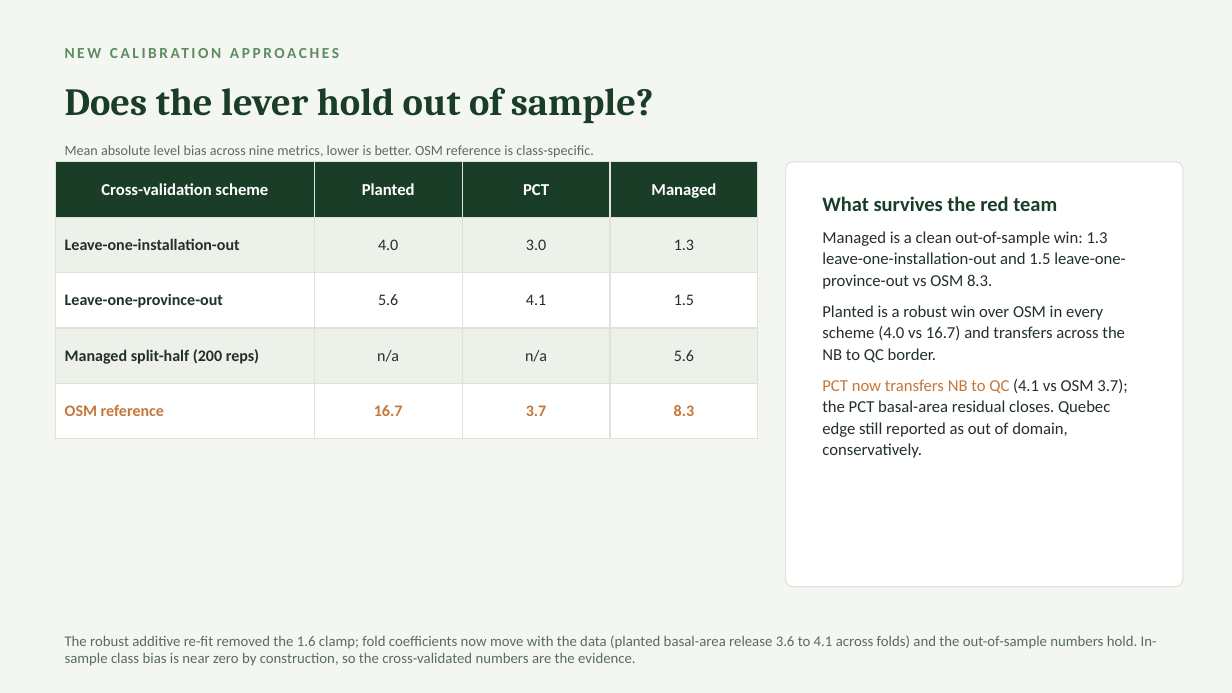
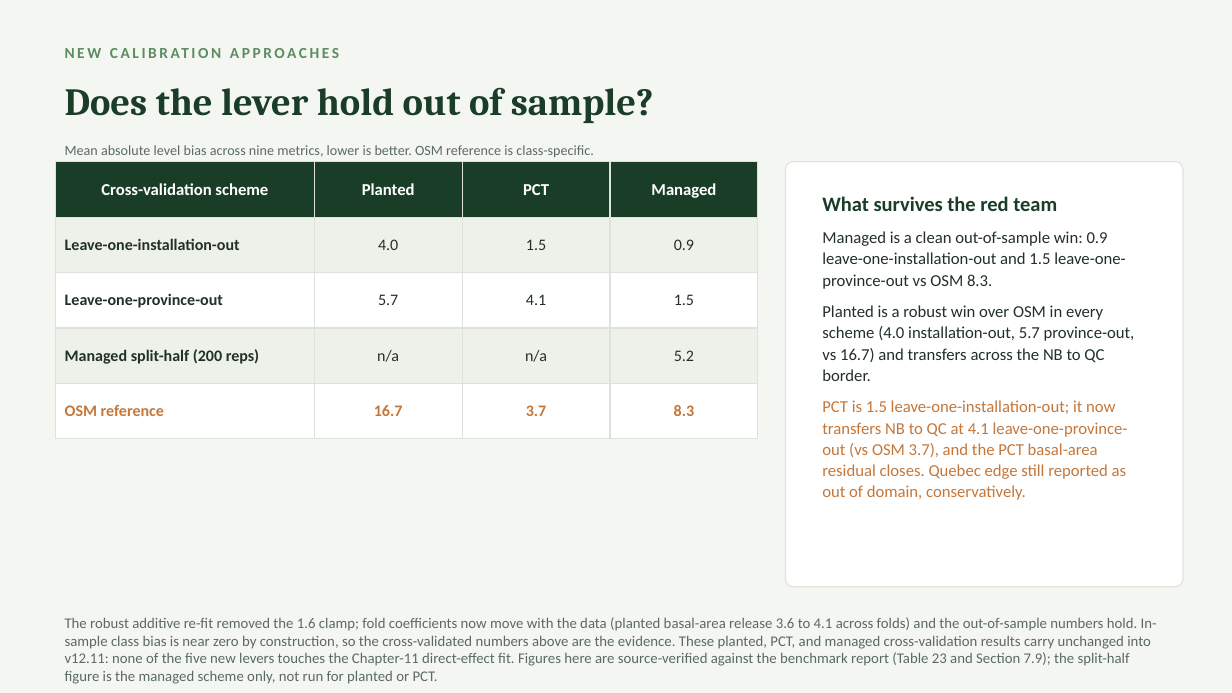
Before and after one commit to holoros/fvs-acd, a slide deck: slide 29 of FVS-ACD_Hennigar_Aug2026.pptx (slide 16 before the commit). Drawn at 1232x693 pixels with LibreOffice and Linux fonts; fonts in the diff are those of the drawing. Boxes give left, top, right and bottom in pixels: in the first picture for what was removed or moved away, otherwise in the second. Text is boxed around its words. In the diff, an @@ line names an element or a change of style, - is before the commit and + after.

Commit message:
v12.11 candidate: GTR, benchmark report, Hennigar deck, data-sharing one-pager, and figures
The 23 July deliverable set for the 18 August 2026 NRCan CFS Acadian
growth and yield meeting in Fredericton, none of which was under version
control until now.

  FVS-ACD_variant_overview_GTR_v1211 in md, docx and pdf. The v12.11
  variant overview GTR, built from the 20260629 draft source, which is
  updated in this commit to match.

  FVS-ACD_v12.11_benchmark_report in md, docx and pdf. The multi-source
  benchmark for the candidate.

  FVS-ACD_Hennigar_Aug2026.pptx and its pdf, refreshed with the Nova
  Scotia OSM scoring and the red-team reframes.

  FVS-ACD_Acadian_datasharing_onepager_20260723.docx for the meeting.

  Twenty figures backing the reports and the deck, covering the long
  interval volume diagnosis, the maturity gradient, the multi-source
  scorecard, the fig17 decomposition, forest-group bias and RMSE, the
  benchmark footprint with the Maine inset, sample sizes, the determinant
  scorecard, the overall ranking, and the long-term Bakuzis check.

  results/data_maps holds the aggregated stand counts by province and by
  forest type behind the footprint map, with provenance. Counts only, no
  plot coordinates.

The v12.10.1 benchmark report md and docx are also refreshed here so the
frozen baseline and the candidate report read consistently. The v12.10.1
engine and its tag v12.10.1-frozen-aug2026 are untouched.

```diff
--- a/FVS-ACD_Hennigar_Aug2026.pptx
+++ b/FVS-ACD_Hennigar_Aug2026.pptx
@@ table at (55, 162, 758, 420) @@
-row 2, column 3: 3.0
+row 2, column 3: 1.5
-row 2, column 4: 1.3
+row 2, column 4: 0.9
-row 3, column 2: 5.6
+row 3, column 2: 5.7
-row 4, column 4: 5.6
+row 4, column 4: 5.2
@@ text at (822, 231, 1135, 500): text changed @@
-Managed is a clean out-of-sample win: 1.3 leave-one-installation-out and 1.5 leave-one-province-out vs OSM 8.3.
-Planted is a robust win over OSM in every scheme (4.0 vs 16.7) and transfers across the NB to QC border.
-PCT now transfers NB to QC (4.1 vs OSM 3.7); the PCT basal-area residual closes. Quebec edge still reported as out of domain, conservatively.
+Managed is a clean out-of-sample win: 0.9 leave-one-installation-out and 1.5 leave-one-province-out vs OSM 8.3.
+Planted is a robust win over OSM in every scheme (4.0 installation-out, 5.7 province-out, vs 16.7) and transfers across the NB to QC border.
+PCT is 1.5 leave-one-installation-out; it now transfers NB to QC at 4.1 leave-one-province-out (vs OSM 3.7), and the PCT basal-area residual closes. Quebec edge still reported as out of domain, conservatively.
@@ text at (65, 617, 1157, 684): text changed @@
-The robust additive re-fit removed the 1.6 clamp; fold coefficients now move with the data (planted basal-area release 3.6 to 4.1 across folds) and the out-of-sample numbers hold. In-sample class bias is near zero by construction, so the cross-validated numbers are the evidence.
+The robust additive re-fit removed the 1.6 clamp; fold coefficients now move with the data (planted basal-area release 3.6 to 4.1 across folds) and the out-of-sample numbers hold. In-sample class bias is near zero by construction, so the cross-validated numbers above are the evidence. These planted, PCT, and managed cross-validation results carry unchanged into v12.11: none of the five new levers touches the Chapter-11 direct-effect fit. Figures here are source-verified against the benchmark report (Table 23 and Section 7.9); the split-half figure is the managed scheme only, not run for planted or PCT.
```
Also in this commit, not shown: 11 other slides changed, 22 slides added, 2 slides removed, 33 other files.
